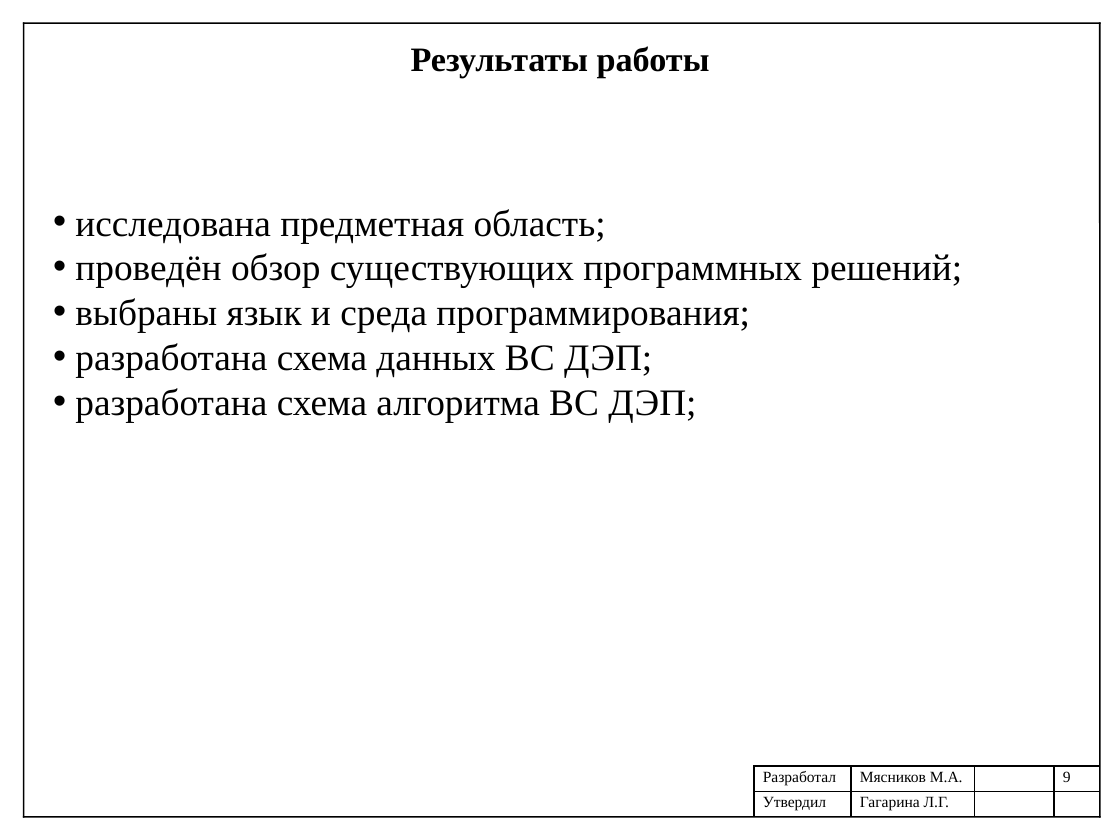
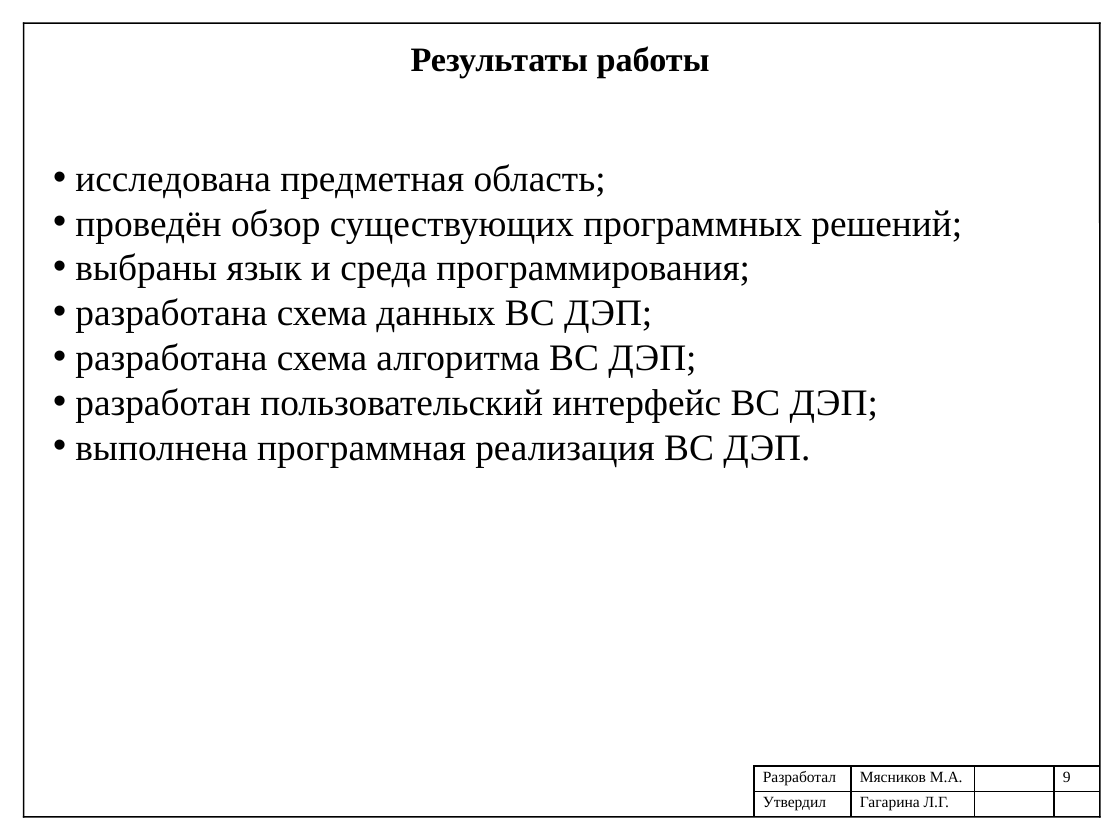
Before and after one commit to mJaJksJ/VCR, a slide deck: slide 9 of Технологическая практика/Презентация отчета.pptx. Drawn at 1120x840 pixels with LibreOffice and Linux fonts; fonts in the diff are those of the drawing. Boxes give left, top, right and bottom in pixels: in the first picture for what was removed or moved away, otherwise in the second. Text is boxed around its words. In the diff, an @@ line names an element or a change of style, - is before the commit and + after.

```diff
--- a/Технологическая практика/Презентация отчета.pptx
+++ b/Технологическая практика/Презентация отчета.pptx
@@ text "исследована предметная область;": place and size @@
-text "исследована предметная область;" at <box>75,209,962,422</box>
+text "исследована предметная область;" at <box>75,164,962,467</box>
@@ text at <box>75,388,878,467</box>: paragraphs added @@
+• разработан пользовательский интерфейс ВС ДЭП;
+• выполнена программная реализация ВС ДЭП.
```
Also in this commit, not shown: 2 other slides changed, 4 other files.
